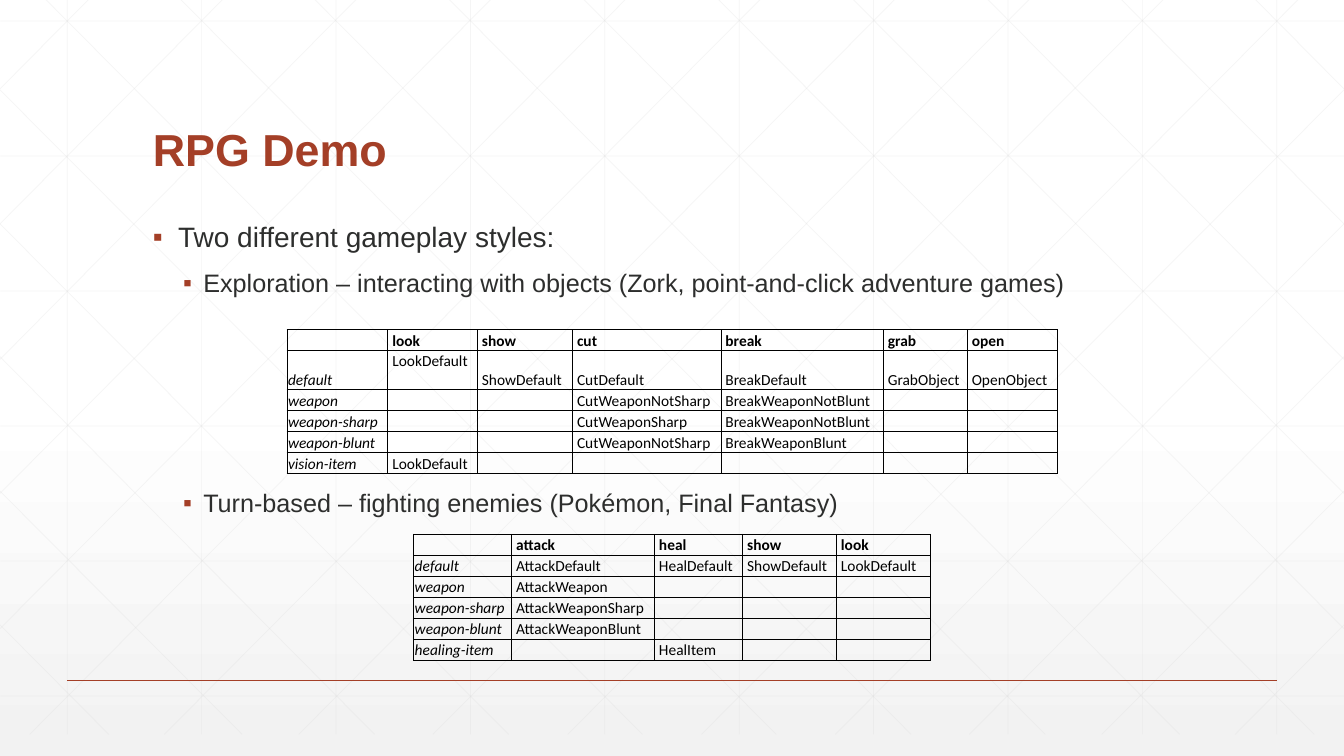
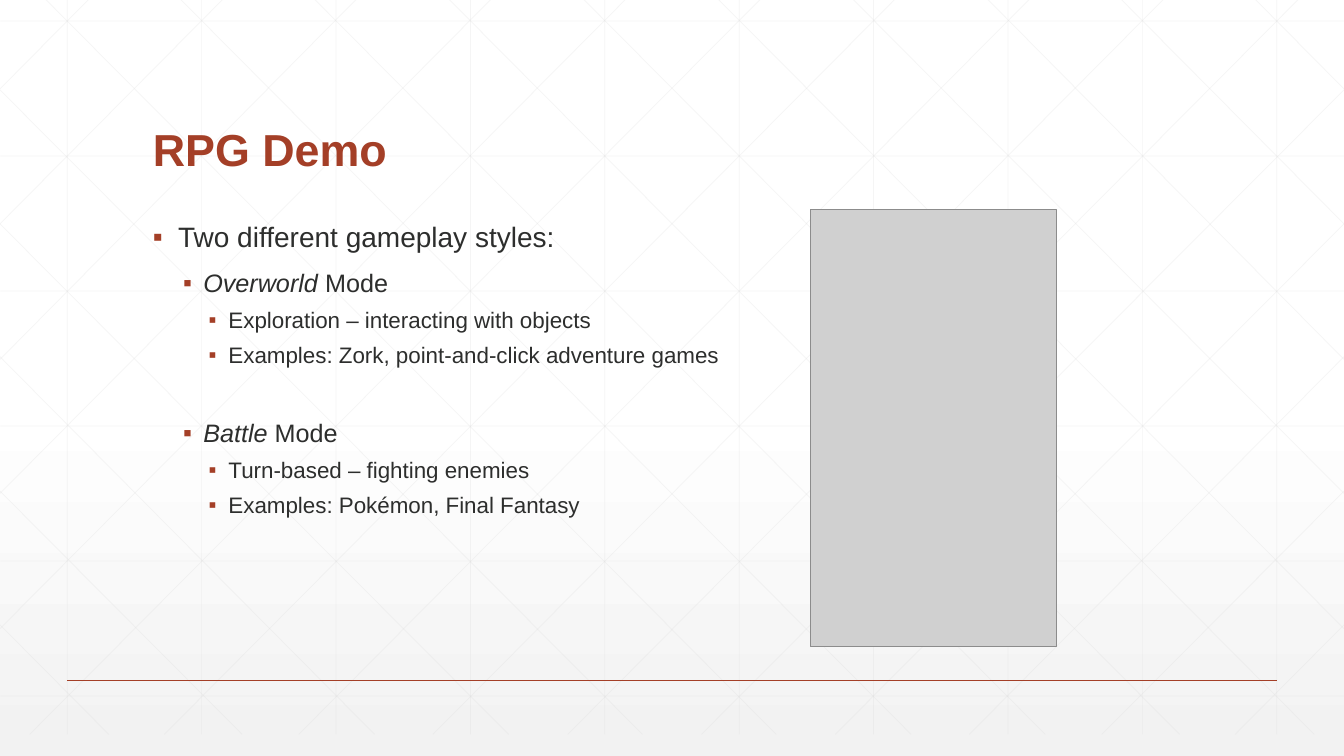
Before and after one commit to BaronKhan/VoiceRecognitionRPG, a slide deck: slide 8 of presentation/presentation.pptx. Drawn at 1344x756 pixels with LibreOffice and Linux fonts; fonts in the diff are those of the drawing; grey boxes stand for pictures. Boxes give left, top, right and bottom in pixels: in the first picture for what was removed or moved away, otherwise in the second. Text is boxed around its words. In the diff, an @@ line names an element or a change of style, - is before the commit and + after.

Commit message:
Update presentation

```diff
--- a/presentation/presentation.pptx
+++ b/presentation/presentation.pptx
@@ picture added at [811, 210, 1057, 647] @@
@@ text at [203, 273, 719, 518]: text changed; size 18 to 16 pt @@
-  ▪ Exploration – interacting with objects (Zork, point-and-click adventure games)
-  ▪ Turn-based – fighting enemies (Pokémon, Final Fantasy)
+  ▪ Overworld Mode
+    ▪ Exploration – interacting with objects
+    ▪ Examples: Zork, point-and-click adventure games
+  ▪ Battle Mode
+    ▪ Turn-based – fighting enemies
+    ▪ Examples: Pokémon, Final Fantasy
@@ table removed at [287, 330, 1057, 478], 6 rows, 7 columns @@
- | look | show | cut | break | grab | open
-default | LookDefault | ShowDefault | CutDefault | BreakDefault | GrabObject | OpenObject
-weapon |  |  | CutWeaponNotSharp | BreakWeaponNotBlunt |  | 
-weapon-sharp |  |  | CutWeaponSharp | BreakWeaponNotBlunt |  | 
-weapon-blunt |  |  | CutWeaponNotSharp | BreakWeaponBlunt |  | 
-vision-item | LookDefault |  |  |  |  | 
@@ table removed at [413, 534, 931, 662], 6 rows, 5 columns @@
- | attack | heal | show | look
-default | AttackDefault | HealDefault | ShowDefault | LookDefault
-weapon | AttackWeapon |  |  | 
-weapon-sharp | AttackWeaponSharp |  |  | 
-weapon-blunt | AttackWeaponBlunt |  |  | 
-healing-item |  | HealItem |  | 
```
Also in this commit, not shown: 5 other slides changed, 1 slide added, 2 other files.
